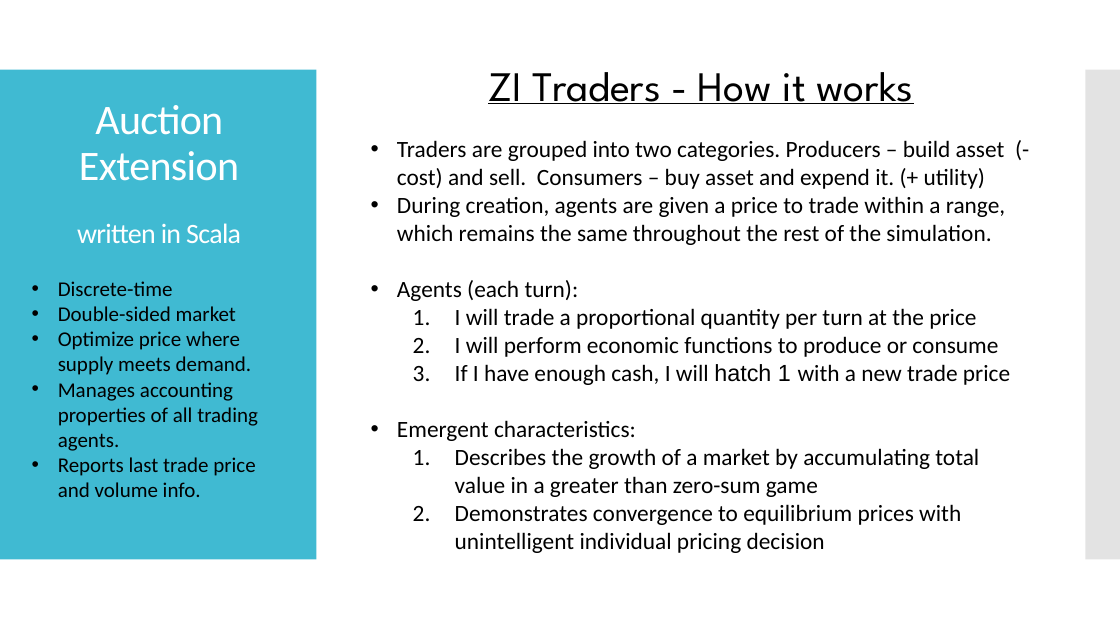
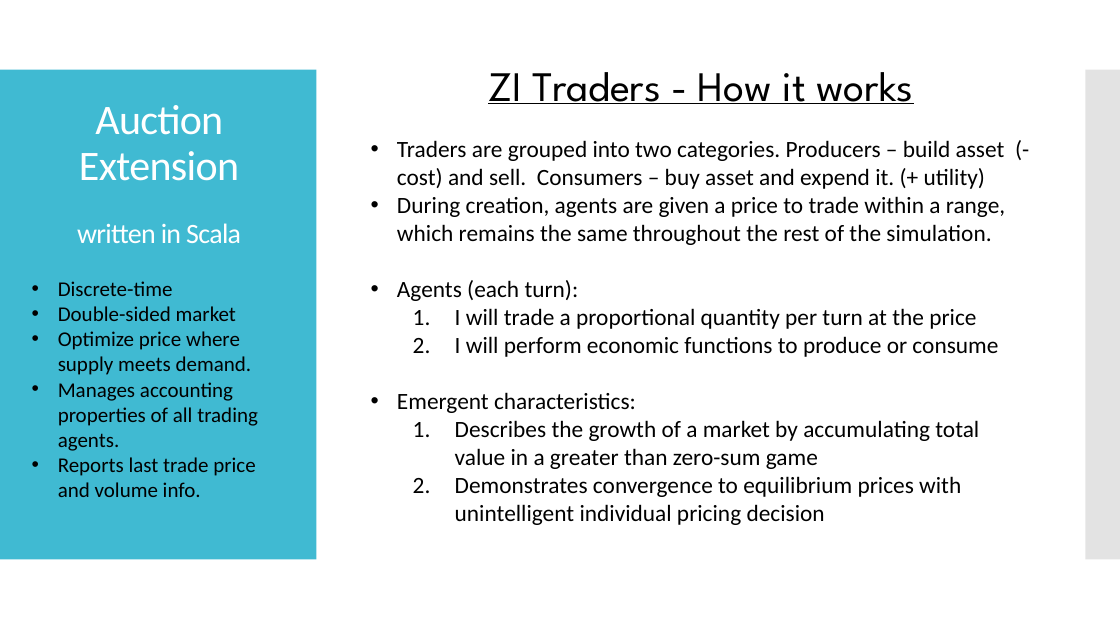
Before and after one commit to UnicornMarkets/Auction, a slide deck: slide 2 of examples/Auction.pptx. Drawn at 1120x630 pixels with LibreOffice and Linux fonts; fonts in the diff are those of the drawing. Boxes give left, top, right and bottom in pixels: in the first picture for what was removed or moved away, otherwise in the second. Text is boxed around its words. In the diff, an @@ line names an element or a change of style, - is before the commit and + after.

Commit message:
update slides

```diff
--- a/examples/Auction.pptx
+++ b/examples/Auction.pptx
@@ text at [455, 364, 1010, 385]: paragraph removed @@
-  3. If I have enough cash, I will hatch 1 with a new trade price
```
Also in this commit, not shown: 1 other slide changed.
